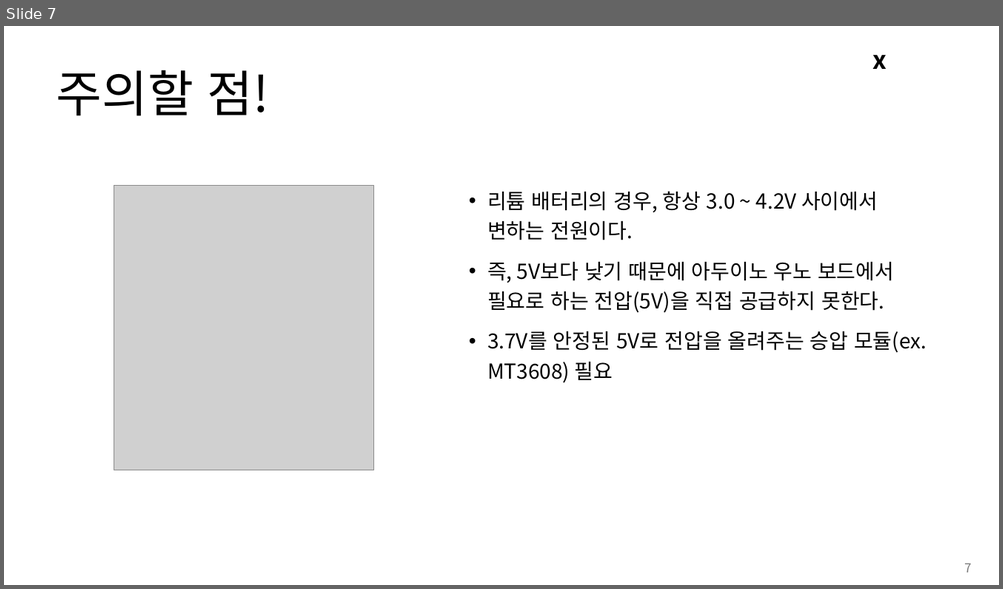
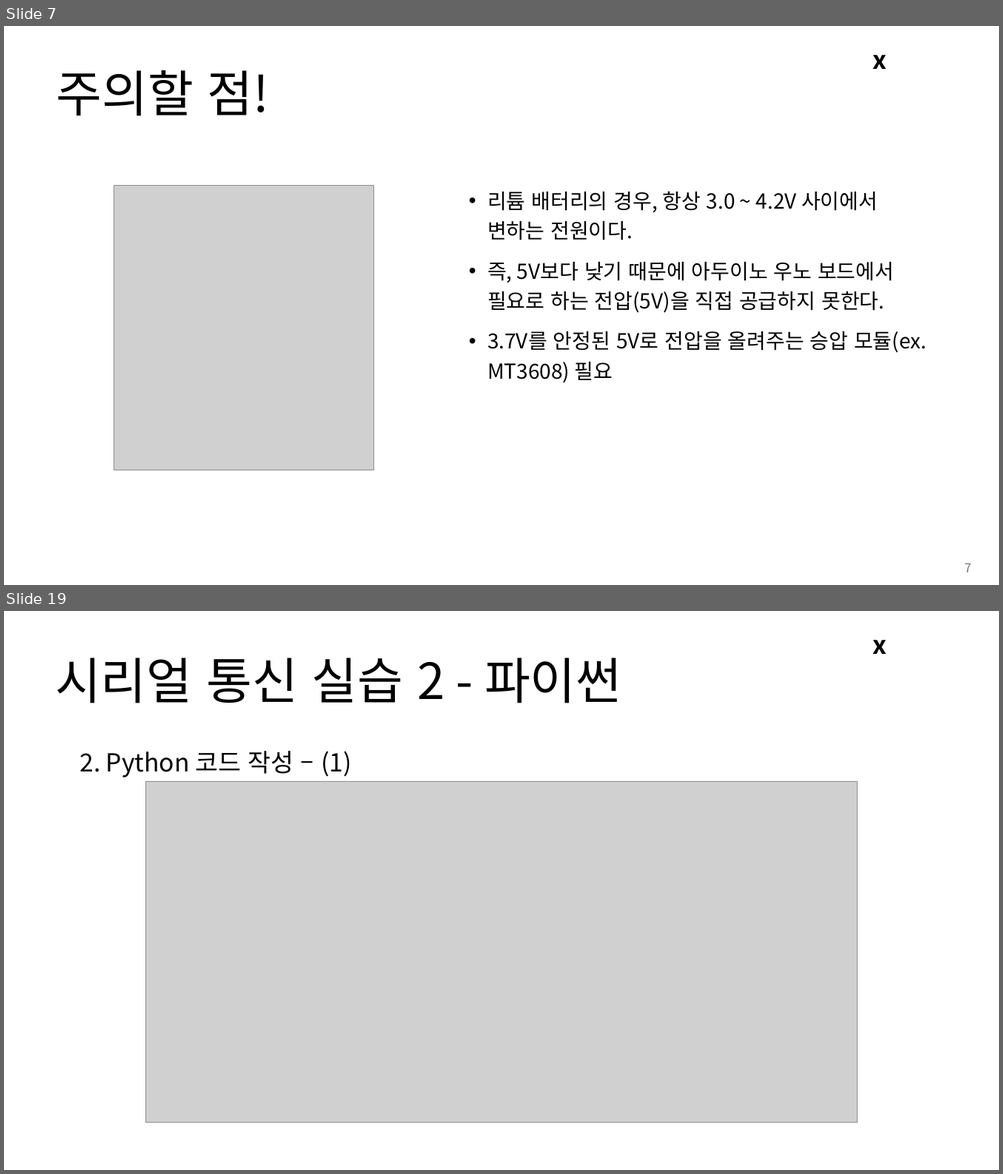
Before and after one commit to Leader-Lesson/KDT_RE_3rd, a slide deck: material/Arduino/05_태양광패널.pptx. Shown one above the other, each under a label of ours: slide 7 before the commit, slides 7 and 19 after it; the slides between them are not shown. The pictures are 1003x589 and 1003x1174 pixels, drawn with LibreOffice and Linux fonts; fonts in the diff are those of the drawing; grey boxes stand for pictures; background and template pictures are left out. Boxes give left, top, right and bottom in pixels: in the first picture for what was removed or moved away, otherwise in the second. Text is boxed around its words. In the diff, an @@ line names an element or a change of style, - is before the commit and + after.

```diff
--- a/material/Arduino/05_태양광패널.pptx
+++ b/material/Arduino/05_태양광패널.pptx
@@ slide 19 added at <box>4,611,999,1170</box>, background #FFFFFF; not listed: 1 template element that a slide beside it also shows @@
@@ title added at <box>55,658,621,703</box>, 48 pt, text #000000 @@
+시리얼 통신 실습 2 - 파이썬
@@ text added at <box>79,751,351,777</box>, 24 pt, text #000000 @@
+2. Python 코드 작성 – (1)
@@ picture added at <box>146,782,856,1123</box> @@
```
Also in this commit, not shown: 2 slides changed, 47 other slides added, 5 slides removed, 10 other files.
